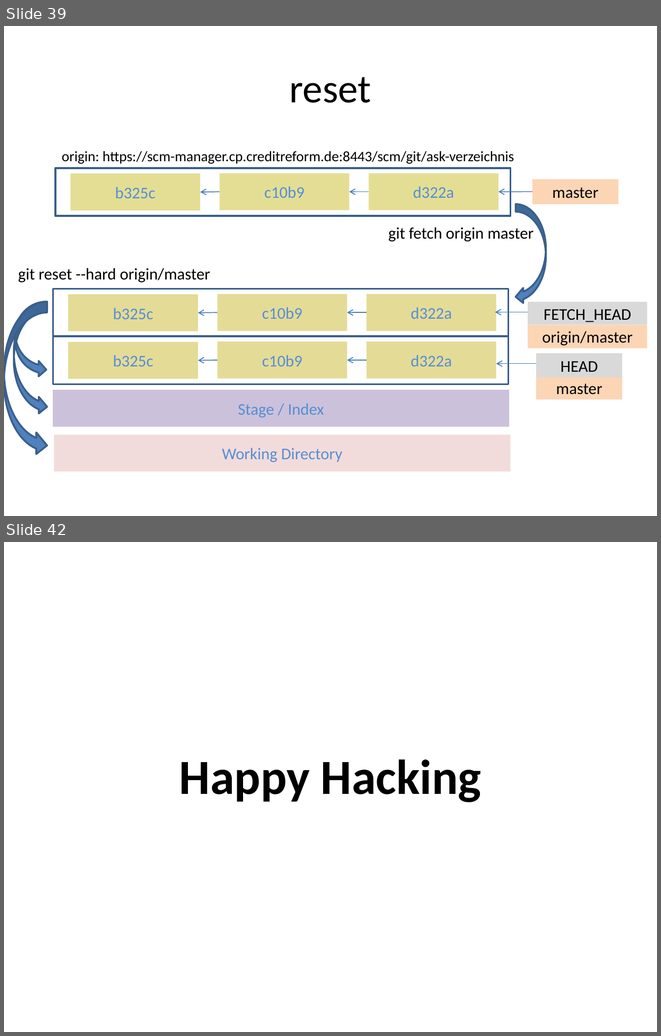
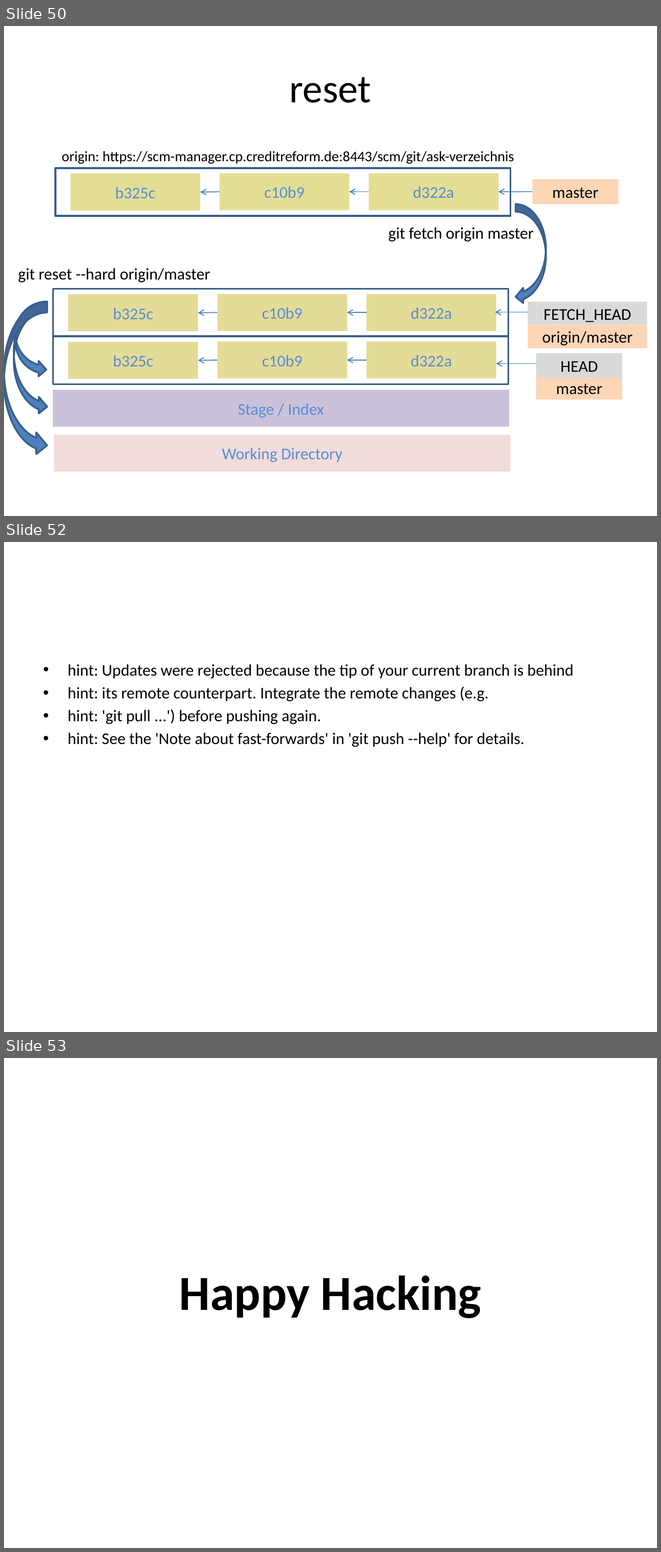
Before and after one commit to kotlincook/gitplayground, a slide deck: GIT.pptx. Shown one above the other, each under a label of ours: slides 39 and 42 before the commit, slides 50, 52 and 53 after it; the slides between them are not shown. The pictures are 661x1036 and 661x1552 pixels, drawn with LibreOffice and Linux fonts; fonts in the diff are those of the drawing. Boxes give left, top, right and bottom in pixels: in the first picture for what was removed or moved away, otherwise in the second. Text is boxed around its words. In the diff, an @@ line names an element or a change of style, - is before the commit and + after.

```diff
--- a/GIT.pptx
+++ b/GIT.pptx
@@ slide 52 added at <box>4,542,657,1032</box>, background #FFFFFF @@
@@ text added at <box>68,664,573,747</box>, 18 pt, text #000000 @@
+• hint: Updates were rejected because the tip of your current branch is behind
+• hint: its remote counterpart. Integrate the remote changes (e.g.
+• hint: 'git pull ...') before pushing again.
+• hint: See the 'Note about fast-forwards' in 'git push --help' for details.
@@ what was slide 39 is now slide 50 @@
@@ what was slide 42 is now slide 53 @@
```
Also in this commit, not shown: 8 slides changed, 11 other slides added, 1 other file.
